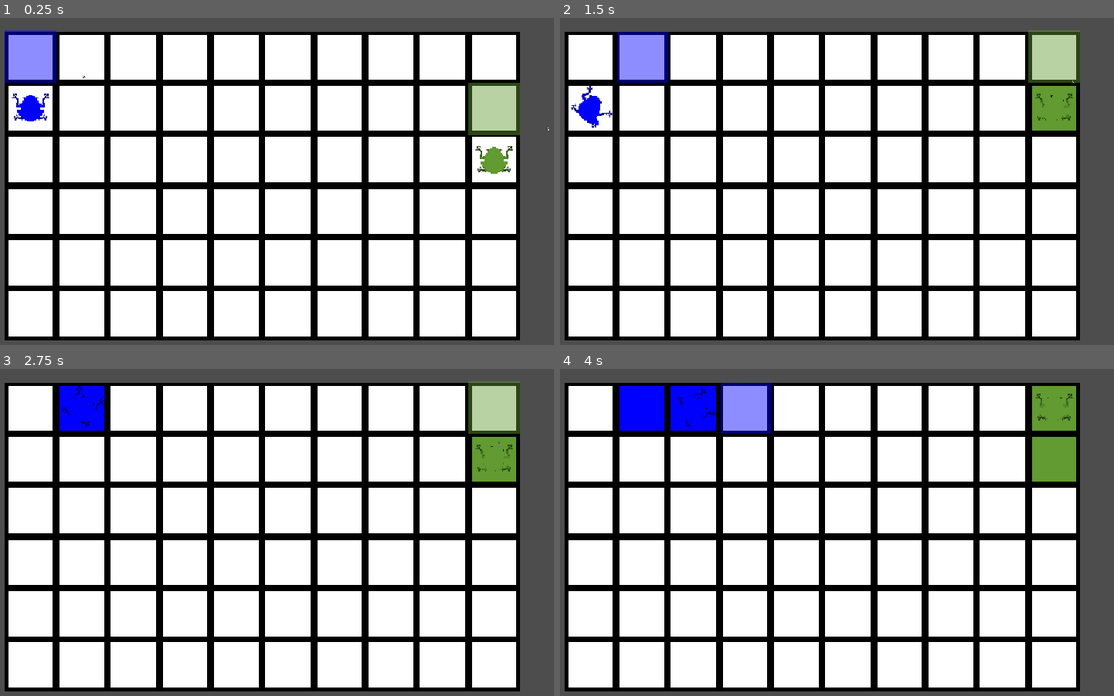
Above: before the commit, frames 1-4 (two rows, left to right).
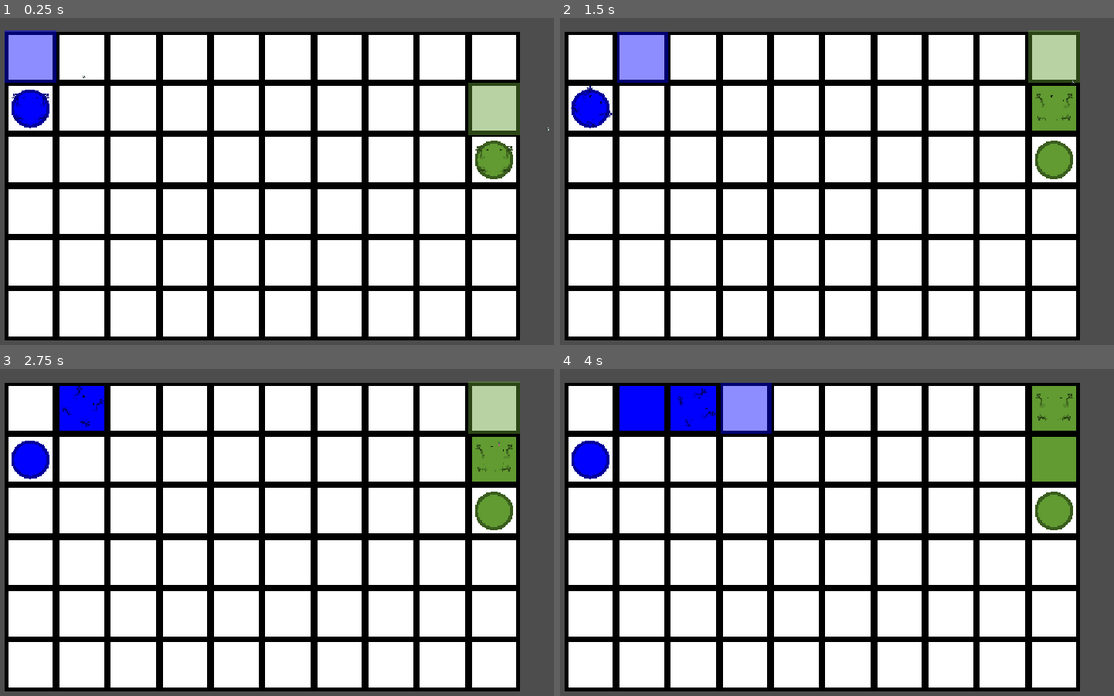
Above: after the commit, the same moments.

Repository: Jasp137/kaloula
Game: Godot game, scene res://scenes/game.tscn
Two runs of this game, one before a commit and one after it. Both use one fixed random seed, a clock stepped at 60 frames per second and the inputs below.
Inputs:
- Up to frame 1 (0.25 s): no input
- Up to frame 2 (1.5 s): tap Enter at 0.5 s; hold D (turn_right) 0.53-1.28 s; tap S (decrease_jump_distance) at 0.6, 0.77, 1.07 s; tap W (increase_jump_distance) at 0.8, 1.35 s; hold A (turn_left) from 1.28 s (still down)
- Up to frame 3 (2.75 s): tap S (decrease_jump_distance) at 1.52, 1.82, 2.3 s; tap Space (jump) at 1.55, 2, 2.1 s; release A (turn_left) at 2.03 s; hold D (turn_right) from 2.03 s (still down)
- Up to frame 4 (4 s): tap Enter at 2.75 s; tap S (decrease_jump_distance) at 2.85, 3.02, 3.32, 3.77 s; tap W (increase_jump_distance) at 3.05, 3.6 s; release D (turn_right) at 3.53 s; hold A (turn_left) from 3.53 s (still down); tap Space (jump) at 3.8 s

The runs differ from the first frame. In frame 1, 0.7% of the frame differs, in the area x 2-93%, y 21-50%; in frame 2, 1.0%; in frame 3, 1.3%; in frame 4, 1.3%.

Commit message:
Add player paint pools

Diff:
--- a/client/kaloula/scenes/frog/frog.gd
+++ b/client/kaloula/scenes/frog/frog.gd
@@ -2,8 +2,11 @@
 class_name Frog
 
 @export var jump_distance: float = 40;
-@export var color: Color = Color.BLUE
-@export var player_id: String = "Player 1"
+@export var color: Color = Color.BLUE:
+	set(value):
+		color = value
+		if is_node_ready():
+			_apply_color()
 @export var rotation_speed: float = 1;
 @export var map: Map;
 @export var jump_cooldown: float = 0.5;
@@ -13,6 +16,8 @@
 
 var time_since_last_jump = 0;
 
+signal jumped(cell: Vector2i)
+
 enum Direction {
 	LEFT,
 	RIGHT
@@ -21,6 +26,10 @@
 # Called when the node enters the scene tree for the first time.
 func _ready() -> void:
 	assert(map != null, "Frog needs its map export set")
+	_apply_color()
+
+
+func _apply_color() -> void:
 	rig.palette = FrogPalette.from_color(color)
 	jump_highlight.modulate = color
 
@@ -53,7 +62,7 @@
 	var target_coords := map.to_global(map.map_to_local(target_cell))
 
 	global_position = target_coords;
-	map.paint_cell(target_cell, color)
+	jumped.emit(target_cell)
 
 	time_since_last_jump = 0
 
--- a/client/kaloula/scenes/game.tscn
+++ b/client/kaloula/scenes/game.tscn
@@ -4,8 +4,19 @@
 [ext_resource type="TileSet" uid="uid://d4awnes6y6hjs" path="res://assets/tiles.tres" id="2_tiles"]
 [ext_resource type="PackedScene" uid="uid://bluji3k4u1kb0" path="res://scenes/frog/frog.tscn" id="3_lbhrr"]
 [ext_resource type="Script" uid="uid://b24q8jt3bfgef" path="res://scenes/frog/local_input.gd" id="4_linput"]
+[ext_resource type="Script" uid="uid://b2ie2t8efmnwv" path="res://scripts/game.gd" id="5_game"]
+[ext_resource type="Script" uid="uid://wppojfbl037u" path="res://scenes/paint_pool/paint_pool.gd" id="6_pool"]
 
-[node name="Game" type="Node2D" unique_id=787533974]
+[node name="Game" type="Node2D" unique_id=787533974 node_paths=PackedStringArray("frogs", "pools")]
+script = ExtResource("5_game")
+frogs = {
+0: NodePath("World/Frog"),
+1: NodePath("World/Frog2")
+}
+pools = {
+0: NodePath("World/PaintPool"),
+1: NodePath("World/PaintPool2")
+}
 
 [node name="World" type="Node2D" parent="." unique_id=413104128]
 
@@ -14,15 +25,29 @@
 tile_set = ExtResource("2_tiles")
 script = ExtResource("1_uwrxv")
 
+[node name="PaintPool" type="Node2D" parent="World" unique_id=1904417321]
+position = Vector2(-16, 16)
+script = ExtResource("6_pool")
+
+[node name="PaintPool2" type="Node2D" parent="World" unique_id=812650993]
+position = Vector2(272, 48)
+script = ExtResource("6_pool")
+
 [node name="Frog" parent="World" unique_id=264248472 node_paths=PackedStringArray("map") instance=ExtResource("3_lbhrr")]
 position = Vector2(-16, 16)
+jump_distance = null
+color = null
+rotation_speed = null
 map = NodePath("../TileMapLayer")
+jump_cooldown = null
 
 [node name="Frog2" parent="World" unique_id=673154137 node_paths=PackedStringArray("map") instance=ExtResource("3_lbhrr")]
 position = Vector2(272, 48)
+jump_distance = null
 color = Color(0.38051757, 0.6086238, 0.19310415, 1)
-player_id = "Player 2"
+rotation_speed = null
 map = NodePath("../TileMapLayer")
+jump_cooldown = null
 
 [node name="Camera2D" type="Camera2D" parent="." unique_id=2080512935]
 position = Vector2(120, 64)
--- /dev/null
+++ b/client/kaloula/scenes/paint_pool/paint_pool.gd
@@ -0,0 +1,14 @@
+@tool
+class_name PaintPool
+extends Node2D
+
+## Game overwrites this with the owning frog's starting colour.
+@export var color: Color = Color.WHITE:
+	set(value):
+		color = value
+		queue_redraw()
+
+
+func _draw() -> void:
+	draw_circle(Vector2.ZERO, 11.0, color)
+	draw_arc(Vector2.ZERO, 11.0, 0.0, TAU, 32, color.darkened(0.4), 2.0)
--- /dev/null
+++ b/client/kaloula/scripts/game.gd
@@ -0,0 +1,57 @@
+class_name Game
+extends Node2D
+
+@export var frogs: Dictionary[int, Frog] = {}
+@export var paint_budget: int = 3
+@export var pools: Dictionary[int, PaintPool] = {}
+## Paint budget a frog gets when another frog lands on it.
+@export var stomped_paint_budget: int = 100000
+
+@onready var map: Map = $World/TileMapLayer
+
+var _paint_budgets: Dictionary[int, int] = {}
+var _pool_cells: Dictionary[Vector2i, PaintPool] = {}
+var _player_colors: Dictionary[int, Color] = {}
+
+
+func _ready() -> void:
+	assert(not frogs.is_empty(), "Game needs at least one frog in its frogs export")
+	assert(pools.keys() == frogs.keys(), "Game needs one pool per player id (frogs %s, pools %s)" % [frogs.keys(), pools.keys()])
+	for player_id in frogs:
+		var frog := frogs[player_id]
+		assert(frog != null, "Game's frogs export has no frog for player %d" % player_id)
+		_paint_budgets[player_id] = paint_budget
+		frog.jumped.connect(_on_frog_jumped.bind(player_id))
+		_place_pool(pools[player_id], frog.color)
+		_player_colors[player_id] = frog.color
+
+
+func _place_pool(pool: PaintPool, color: Color) -> void:
+	assert(pool != null, "Game's pools export has an empty slot")
+	var cell := map.local_to_map(map.to_local(pool.global_position))
+	assert(map.get_cell_source_id(cell) != -1, "%s is not on a tile" % pool.name)
+	assert(cell not in _pool_cells, "%s shares cell %s with another pool" % [pool.name, cell])
+	pool.global_position = map.to_global(map.map_to_local(cell))
+	pool.color = color
+	_pool_cells[cell] = pool
+
+func _on_frog_jumped(cell: Vector2i, player_id: int) -> void:
+	for other_id in get_players_on(cell):
+		if other_id != player_id:
+			frogs[other_id].color = frogs[player_id].color
+			_paint_budgets[other_id] = stomped_paint_budget
+	var pool: PaintPool = _pool_cells.get(cell)
+	if pool != null:
+		_paint_budgets[player_id] = paint_budget
+		frogs[player_id].color = pool.color
+		return
+	if _paint_budgets[player_id] > 0 and map.paint_cell(cell, frogs[player_id].color):
+		_paint_budgets[player_id] -= 1
+
+
+func get_players_on(cell: Vector2i) -> Array[int]:
+	var ids: Array[int] = []
+	for player_id in frogs:
+		if map.local_to_map(map.to_local(frogs[player_id].global_position)) == cell:
+			ids.append(player_id)
+	return ids
--- a/client/kaloula/scripts/map.gd
+++ b/client/kaloula/scripts/map.gd
@@ -13,11 +13,15 @@
 	pass
 
 
-func paint_cell(cell: Vector2i, color: Color) -> void:
+func paint_cell(cell: Vector2i, color: Color) -> bool:
 	assert(get_cell_source_id(cell) != -1, "cannot paint empty cell %s" % cell)
+	var will_change: bool = _paint.get(cell) != color
 	_paint[cell] = color
 	notify_runtime_tile_data_update()
+	return will_change
 
+func get_cell_color(cell: Vector2i) -> Color:
+	return _paint.get(cell)
 
 func _use_tile_data_runtime_update(coords: Vector2i) -> bool:
 	return coords in _paint
Not shown, added: client/kaloula/scenes/paint_pool/paint_pool.gd.uid
Not shown, added: client/kaloula/scripts/game.gd.uid
